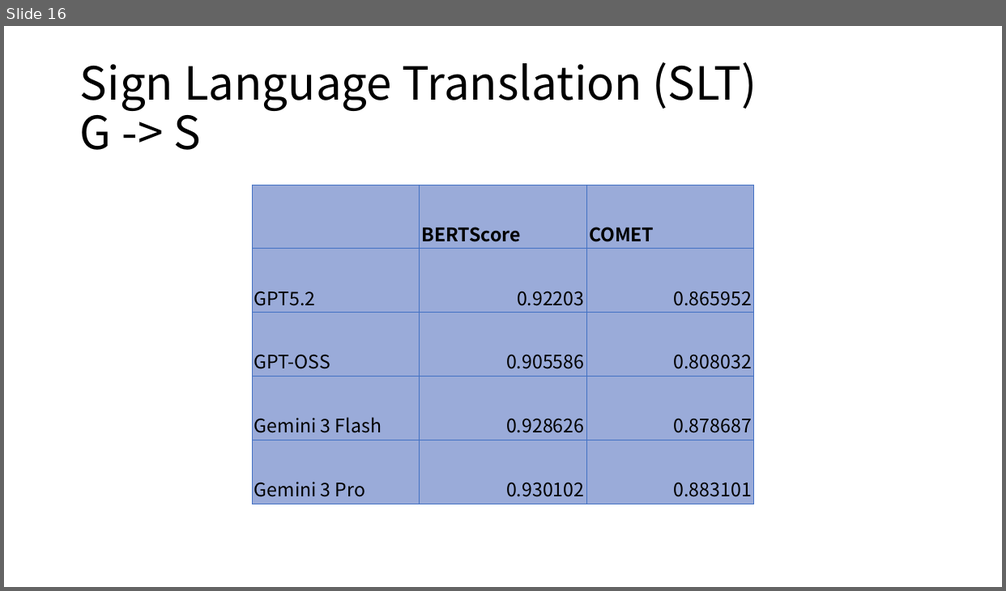
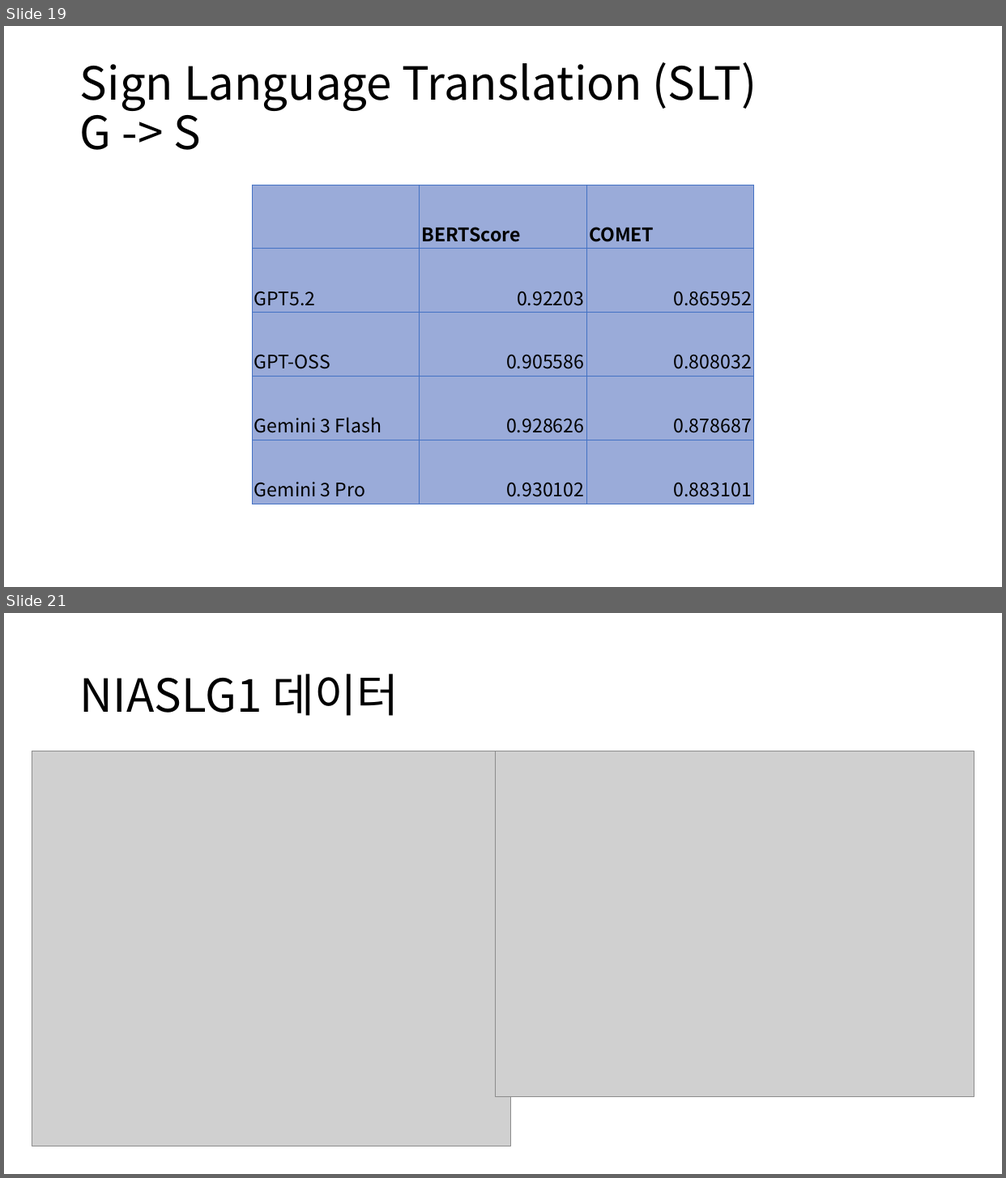
Before and after one commit to MKHC39/CYD-KSL-Translation, a slide deck: CYD정보기술 인턴십.pptx. Shown one above the other, each under a label of ours: slide 16 before the commit, slides 19 and 21 after it; the slides between them are not shown. The pictures are 1006x591 and 1006x1178 pixels, drawn with LibreOffice and Linux fonts; fonts in the diff are those of the drawing; grey boxes stand for pictures. Boxes give left, top, right and bottom in pixels: in the first picture for what was removed or moved away, otherwise in the second. Text is boxed around its words. In the diff, an @@ line names an element or a change of style, - is before the commit and + after.

```diff
--- a/CYD정보기술 인턴십.pptx
+++ b/CYD정보기술 인턴십.pptx
@@ slide 21 added at [4,613,1002,1174], background #FFFFFF @@
@@ title added at [80,674,398,716], 44 pt, text #000000 @@
+NIASLG1 데이터
@@ picture added at [32,752,511,1146] @@
@@ picture added at [496,752,975,1097] @@
@@ what was slide 16 is now slide 19 @@
```
Also in this commit, not shown: 4 slides changed, 4 other slides added, 4 other files.
